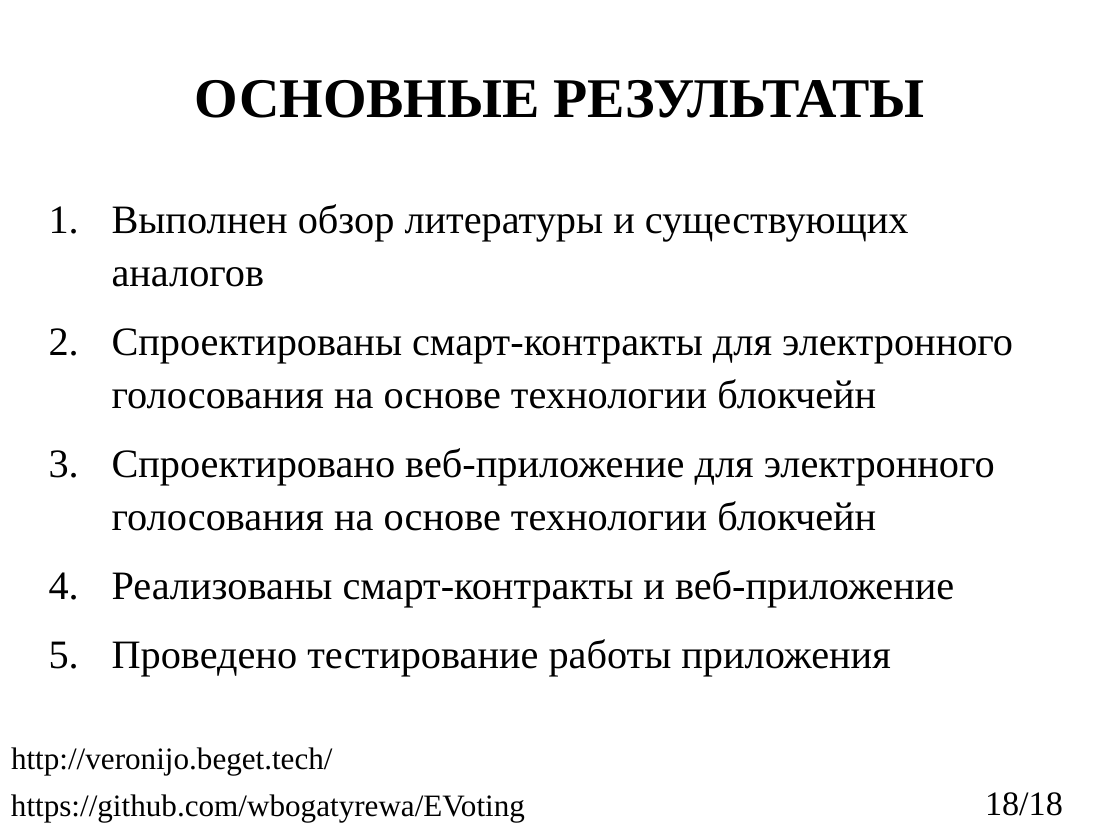
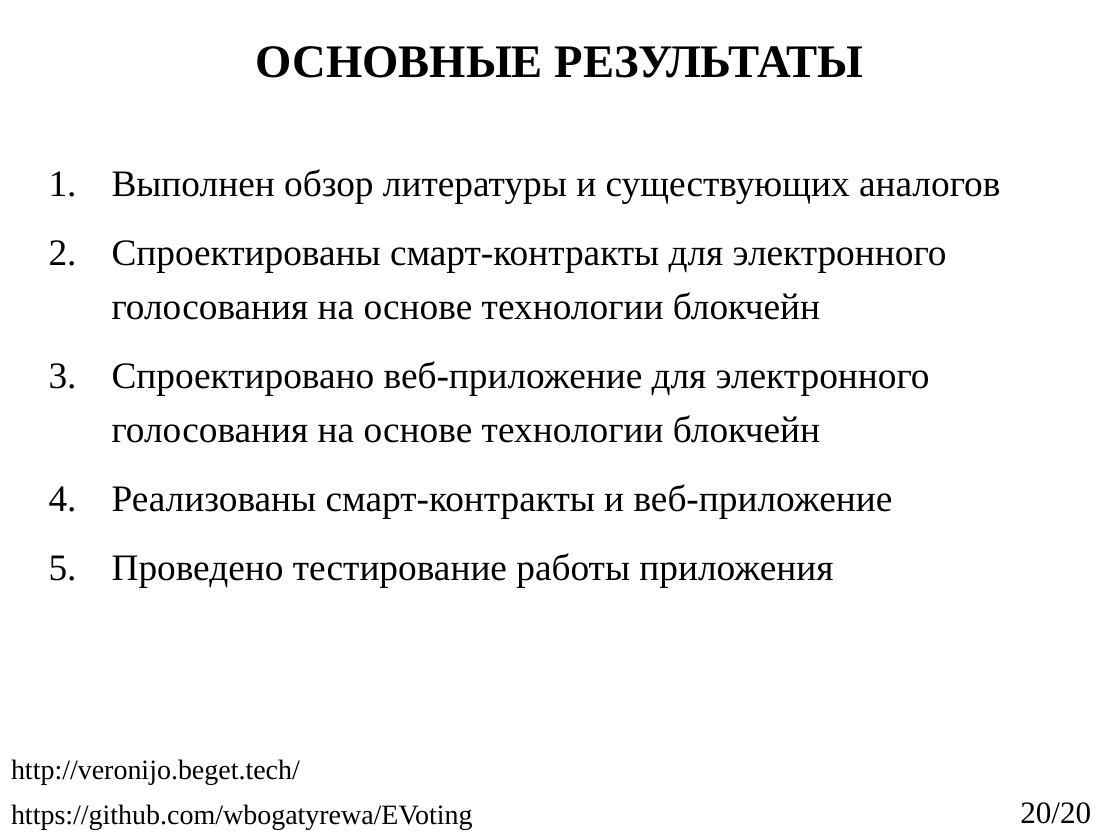
Before and after one commit to wbogatyrewa/EVoting, a slide deck: slide 20 of reports/2023_403_БогатыреваВО_slides.pptx (slide 18 before the commit). Drawn at 1120x840 pixels with LibreOffice and Linux fonts; fonts in the diff are those of the drawing. Boxes give left, top, right and bottom in pixels: in the first picture for what was removed or moved away, otherwise in the second. Text is boxed around its words. In the diff, an @@ line names an element or a change of style, - is before the commit and + after.

```diff
--- a/reports/2023_403_БогатыреваВО_slides.pptx
+++ b/reports/2023_403_БогатыреваВО_slides.pptx
@@ title "ОСНОВНЫЕ РЕЗУЛЬТАТЫ": place and size @@
-title "ОСНОВНЫЕ РЕЗУЛЬТАТЫ" at [195,80,925,118]
+title "ОСНОВНЫЕ РЕЗУЛЬТАТЫ" at [256,46,864,78]
@@ title "ОСНОВНЫЕ РЕЗУЛЬТАТЫ" at [256,46,864,78]: size 36 to 30 pt @@
@@ text "Выполнен обзор литературы и существующих ...": place and size @@
-text "Выполнен обзор литературы и существующих ..." at [112,204,1013,676]
+text "Выполнен обзор литературы и существующих ..." at [112,169,1000,588]
@@ text "Выполнен обзор литературы и существующих ..." at [112,169,1000,588]: size 25.9 to 24 pt; line spacing 1.1 to 1.2 @@
@@ text "http://veronijo.beget.tech/": place and size @@
-text "http://veronijo.beget.tech/" at [11,747,333,775]
+text "http://veronijo.beget.tech/" at [11,759,300,784]
@@ text "http://veronijo.beget.tech/" at [11,759,300,784]: size 20 to 18 pt @@
@@ text "https://github.com/wbogatyrewa/EVoting" at [11,804,473,829]: size 20 to 18 pt @@
@@ text "https://github.com/wbogatyrewa/EVoting": place and size @@
-text "https://github.com/wbogatyrewa/EVoting" at [11,794,525,821]
+text "https://github.com/wbogatyrewa/EVoting" at [11,804,473,829]
@@ text removed at [985,792,1063,816] @@
-18/18
@@ text added at [1020,802,1091,824], 20 pt, text #000000 @@
+20/20
```
Also in this commit, not shown: 15 other slides changed, 3 slides added, 1 slide removed, 2 other files.
